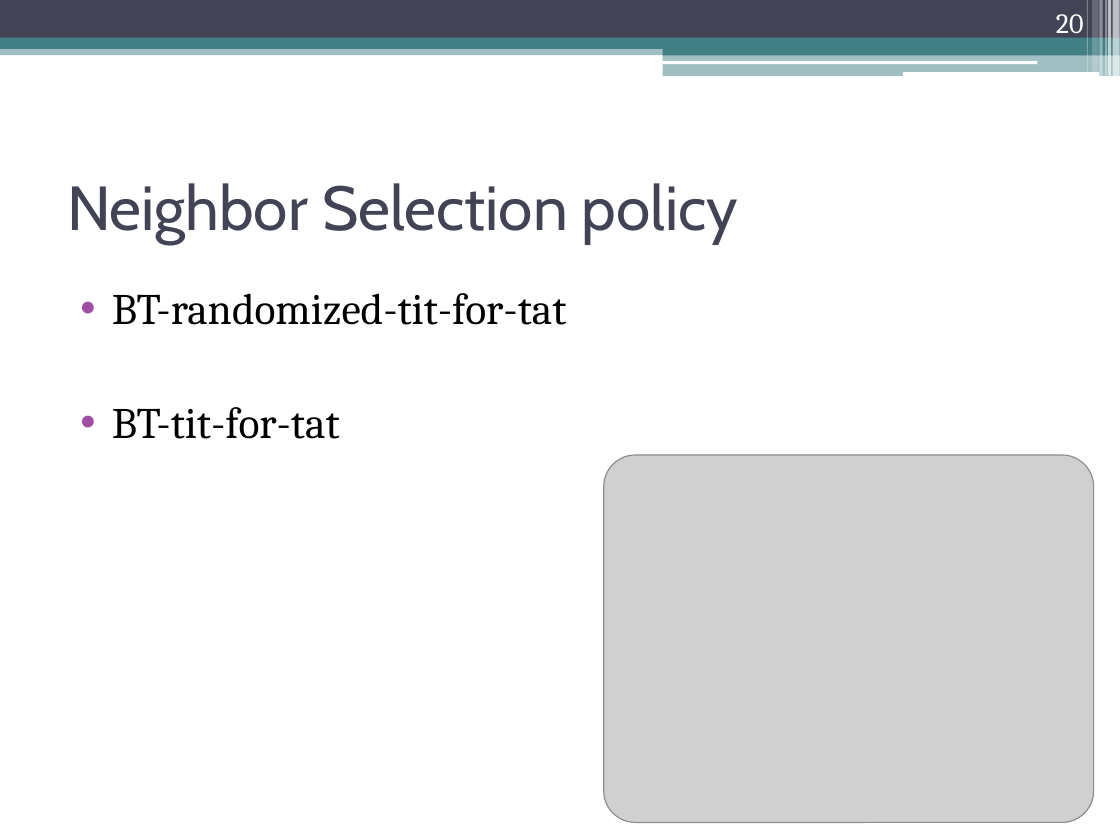
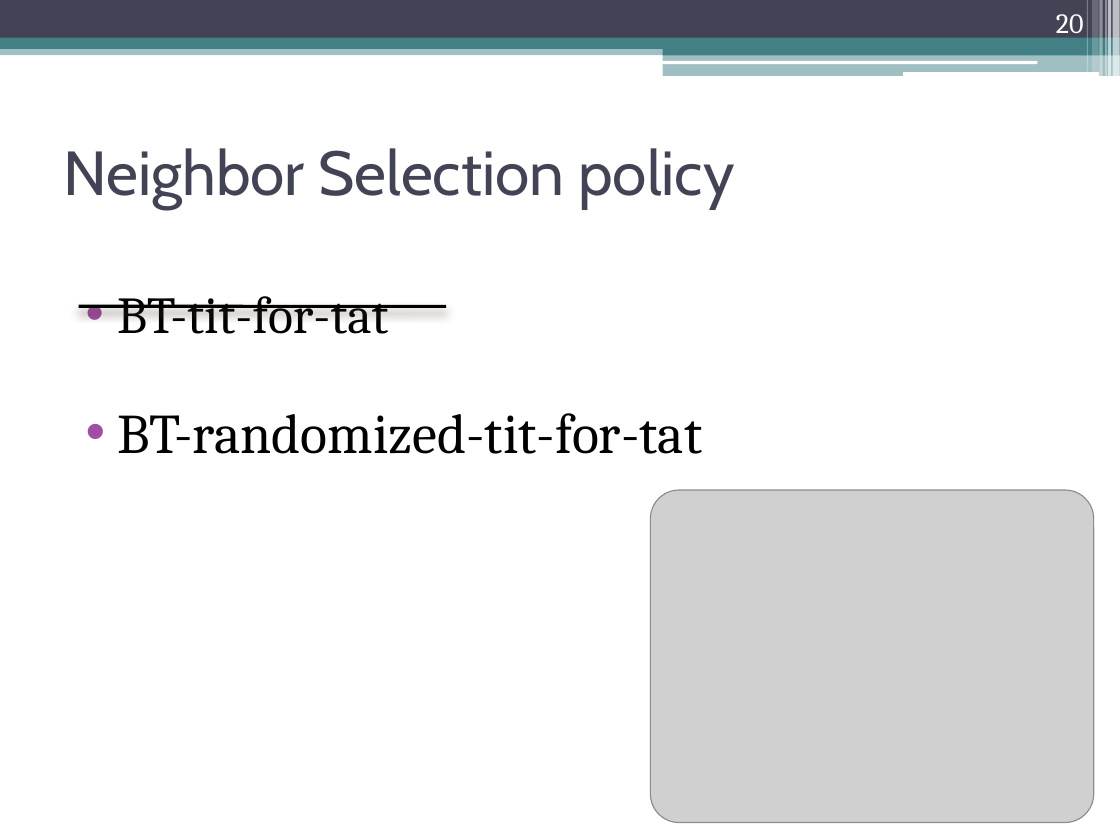
Before and after one commit to sikeh/shanbolishomework, a slide deck: slide 20 of Distributed Computing, Peer-to-Peer and GRIDS/final presentation/ppt/Peer-to-Peer Multimedia Streaming Using BitTorrent.pptx. Drawn at 1120x840 pixels with LibreOffice and Linux fonts; fonts in the diff are those of the drawing; grey boxes stand for pictures. Boxes give left, top, right and bottom in pixels: in the first picture for what was removed or moved away, otherwise in the second. Text is boxed around its words. In the diff, an @@ line names an element or a change of style, - is before the commit and + after.

```diff
--- a/Distributed Computing, Peer-to-Peer and GRIDS/final presentation/ppt/Peer-to-Peer Multimedia Streaming Using BitTorrent.pptx
+++ b/Distributed Computing, Peer-to-Peer and GRIDS/final presentation/ppt/Peer-to-Peer Multimedia Streaming Using BitTorrent.pptx
@@ title "Neighbor Selection policy": place and size @@
-title "Neighbor Selection policy" at <box>67,183,738,244</box>
+title "Neighbor Selection policy" at <box>64,148,734,209</box>
@@ text "BT-tit-for-tat" at <box>117,296,388,334</box>: size 28 to 33.3 pt; line spacing 1 to 1.5 @@
@@ text at <box>112,293,567,325</box>: paragraph removed @@
-• BT-randomized-tit-for-tat
@@ line added from (446, 307) to (78, 306), #000000 2 pt @@
@@ text added at <box>117,413,702,454</box>, 36 pt, text #000000 @@
+• BT-randomized-tit-for-tat
@@ picture: place and size @@
-picture at <box>604,455,1093,822</box>
+picture at <box>651,491,1094,823</box>
```
Also in this commit, not shown: 2 other slides changed, 1 slide added, 1 slide removed.
